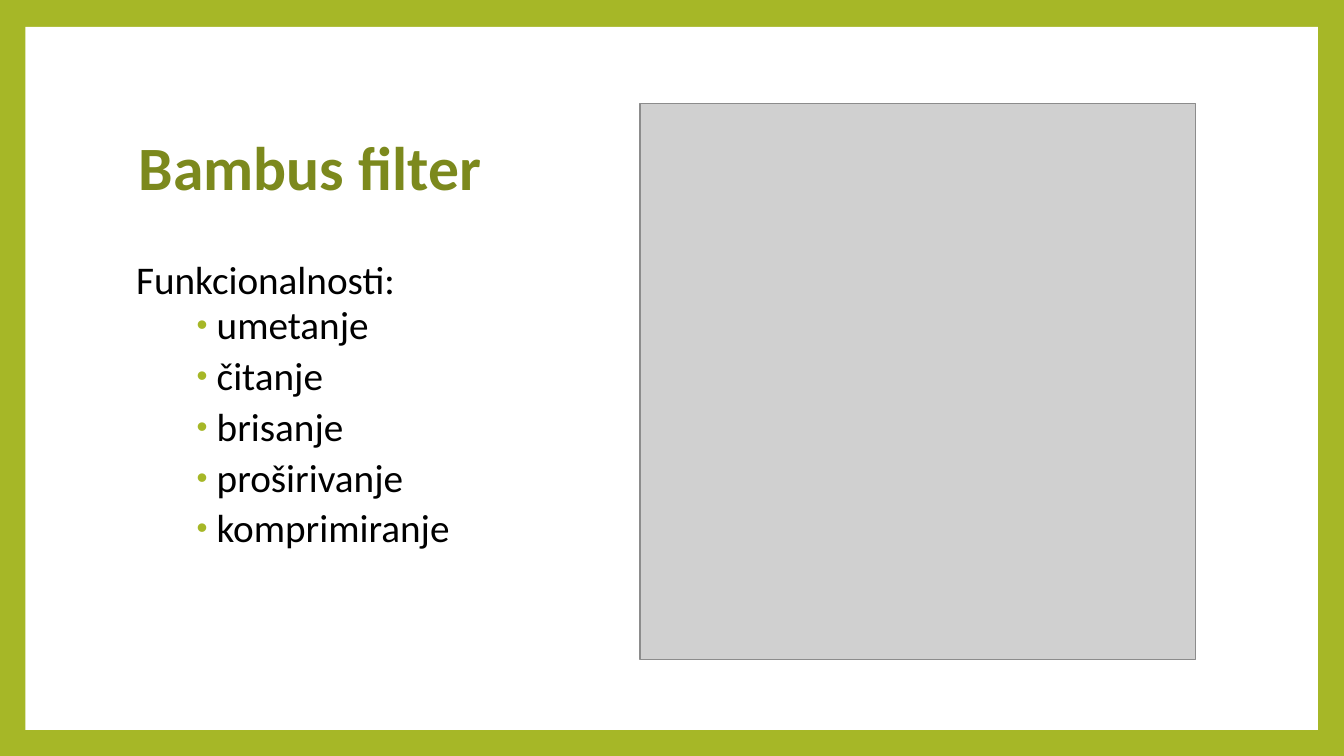
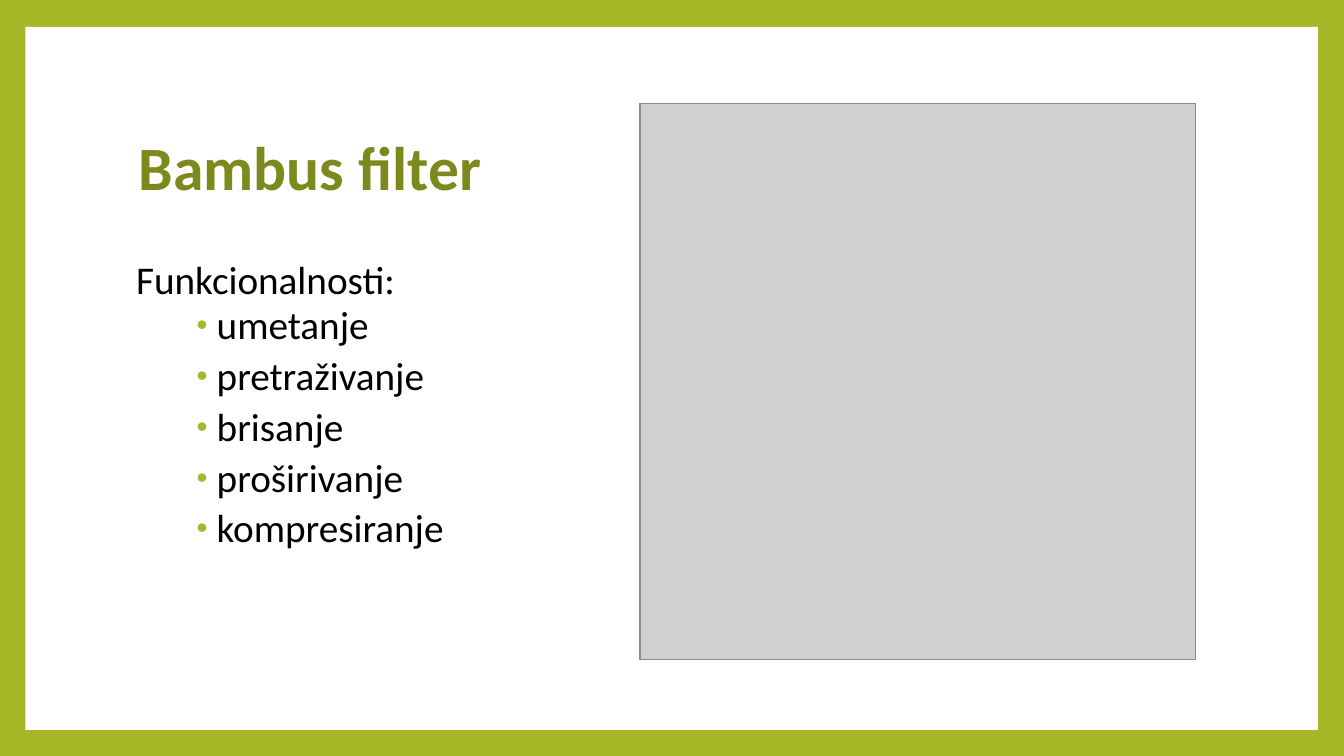
Before and after one commit to hrvojerados/bioinf, a slide deck: slide 3 of BambooFilterPreza.pptx. Drawn at 1344x756 pixels with LibreOffice and Linux fonts; fonts in the diff are those of the drawing; grey boxes stand for pictures. Boxes give left, top, right and bottom in pixels: in the first picture for what was removed or moved away, otherwise in the second. Text is boxed around its words. In the diff, an @@ line names an element or a change of style, - is before the commit and + after.

```diff
--- a/BambooFilterPreza.pptx
+++ b/BambooFilterPreza.pptx
@@ text at [217,363,424,397]: text changed @@
-    • čitanje
+    • pretraživanje
@@ text at [217,514,444,549]: text changed @@
-    • komprimiranje
+    • kompresiranje
```
Also in this commit, not shown: 1 other slide changed, 3 slides added, 2 slides removed.
